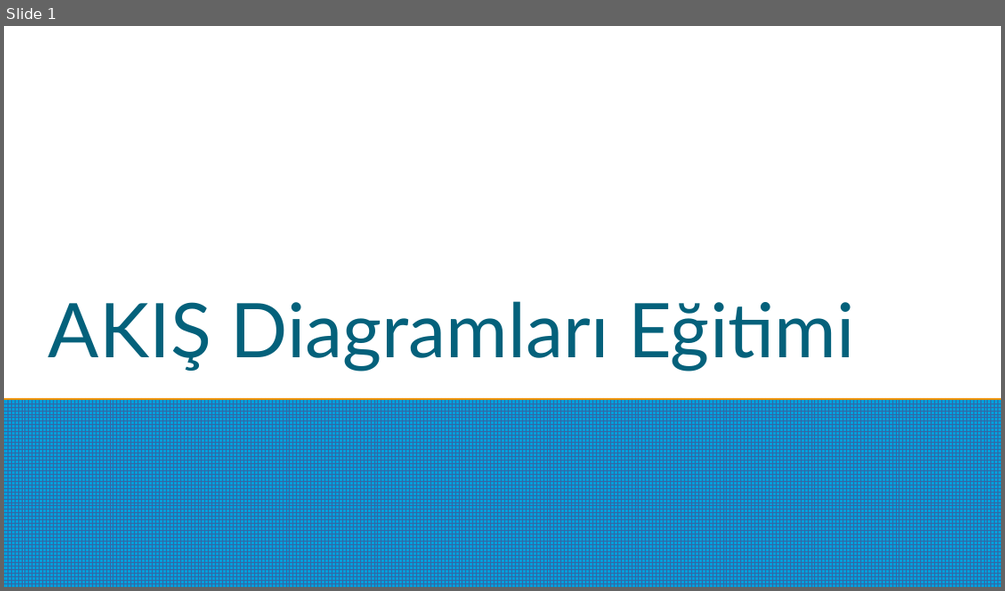
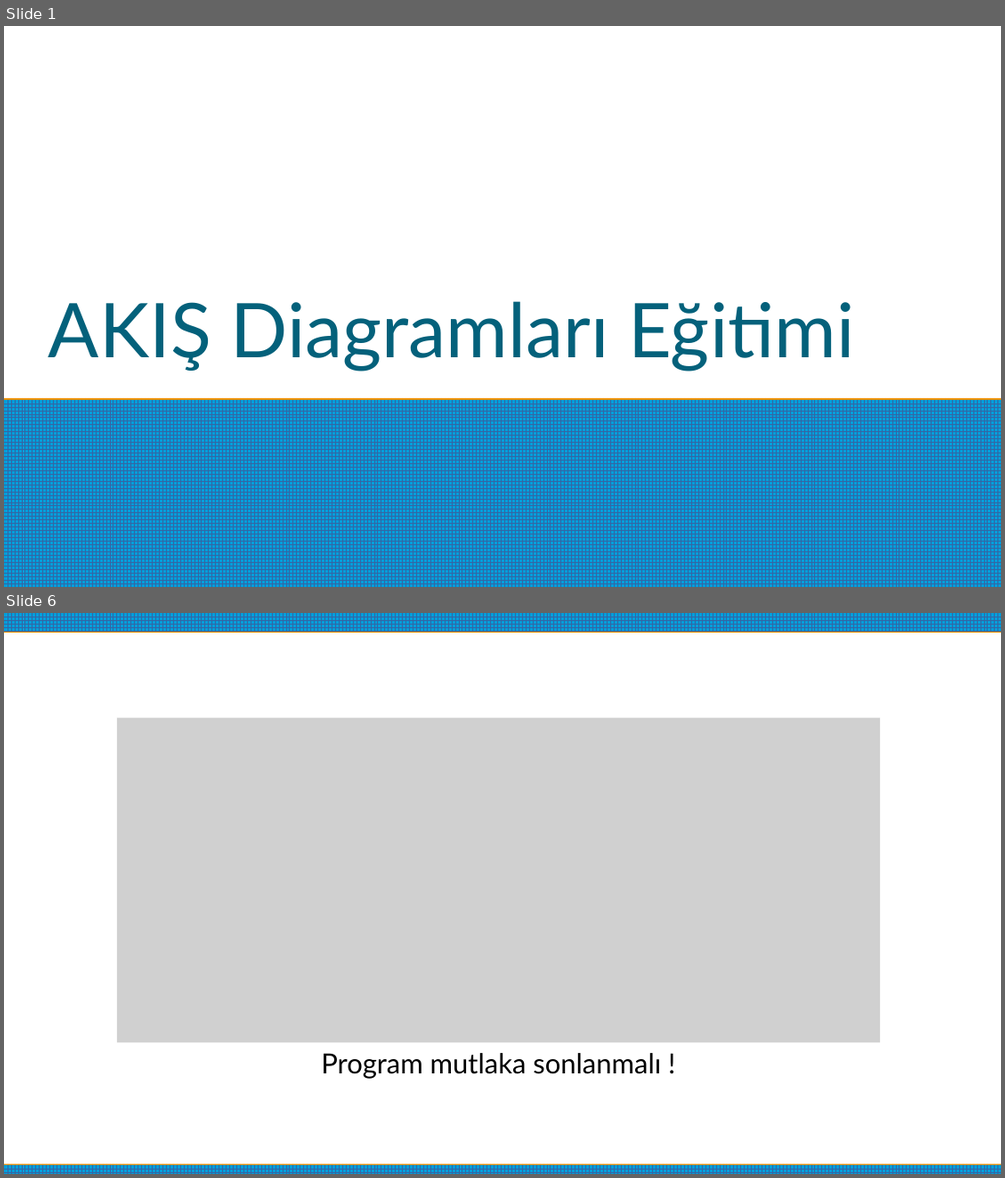
Before and after one commit to ulaskorpe/study, a slide deck: flow_charts.odp. Shown one above the other, each under a label of ours: slide 1 before the commit, slides 1 and 6 after it; the slides between them are not shown. The pictures are 1005x591 and 1005x1178 pixels, drawn with LibreOffice and Linux fonts; fonts in the diff are those of the drawing; grey boxes stand for pictures. Boxes give left, top, right and bottom in pixels: in the first picture for what was removed or moved away, otherwise in the second. Text is boxed around its words. In the diff, an @@ line names an element or a change of style, - is before the commit and + after.

```diff
--- a/flow_charts.odp
+++ b/flow_charts.odp
@@ slide 6 added at box(4, 613, 1001, 1174), background #FFFFFF @@
@@ rectangle added at box(4, 613, 1001, 631), fill pattern #3465A4 on #009EDA @@
@@ picture added at box(117, 718, 881, 1043), 22 pt, text #000000 @@
+Program mutlaka sonlanmalı !
@@ rectangle added at box(4, 1165, 1001, 1174), fill pattern #3465A4 on #009EDA @@
```
Also in this commit, not shown: 1 slide changed, 6 other slides added, 1 slide removed, 1 other file.
